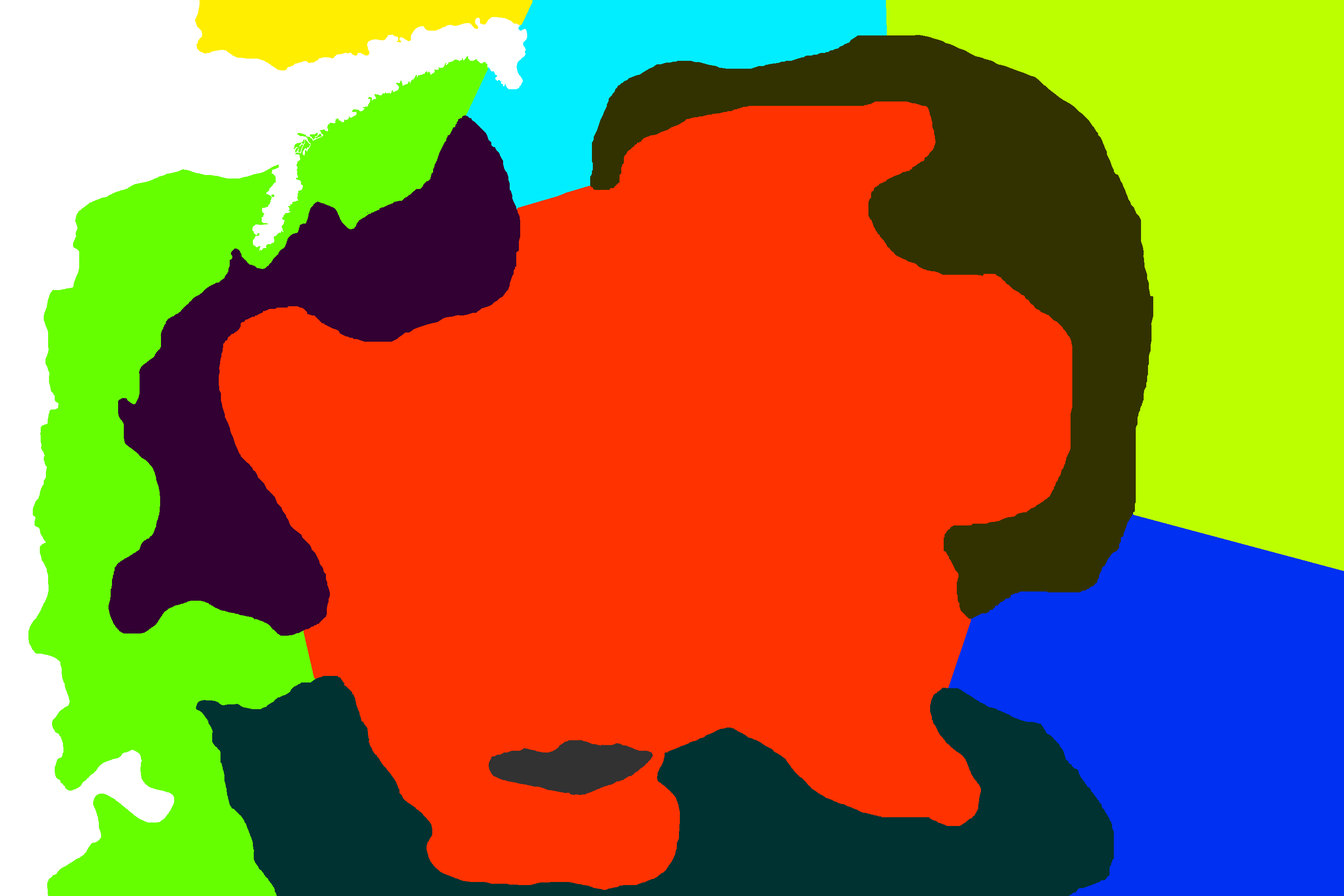
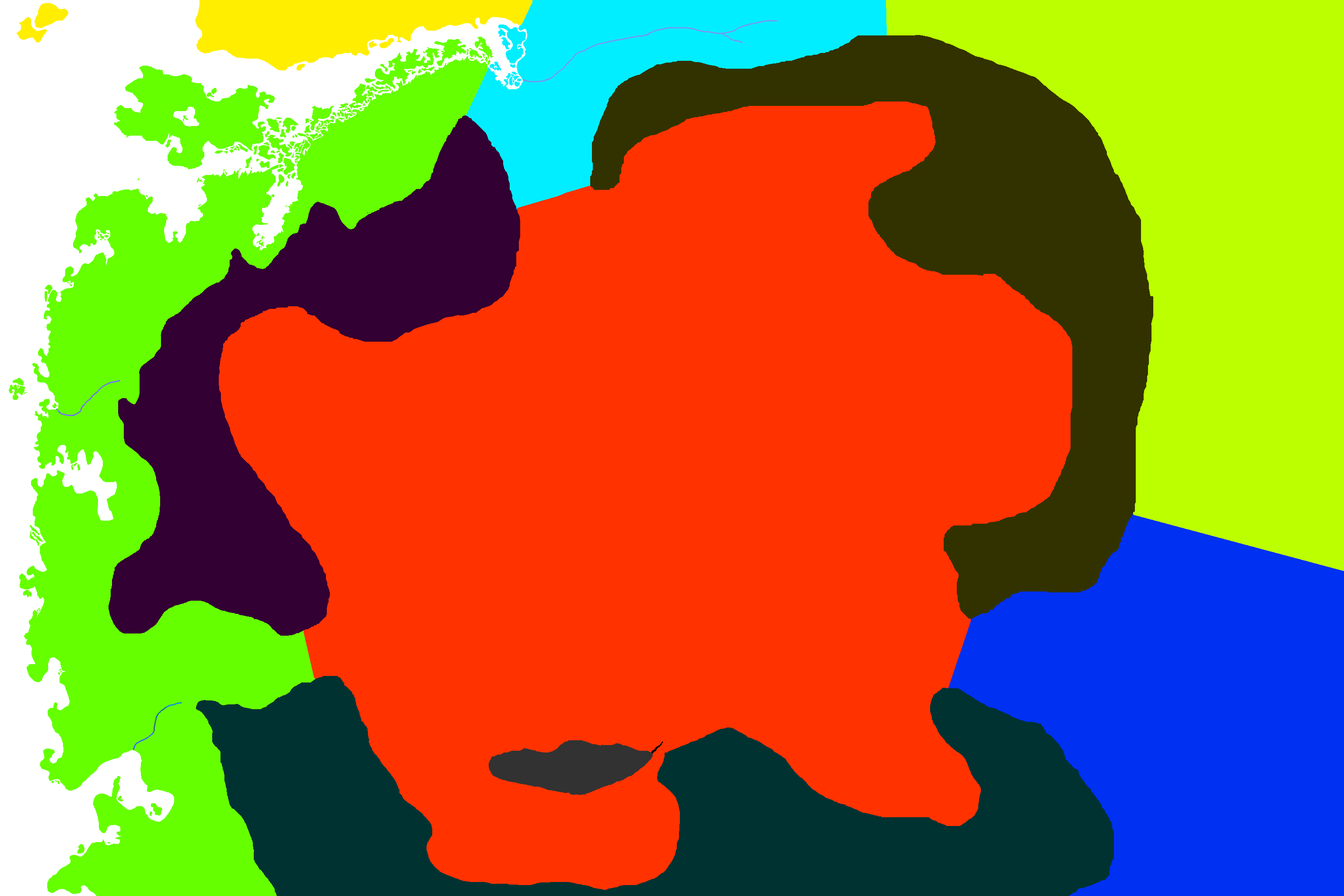
Before/after of a w=1344, h=896 layered artwork. What changed in the layer stack:
painted on "newprovinces" over box(8, 3, 778, 896)
